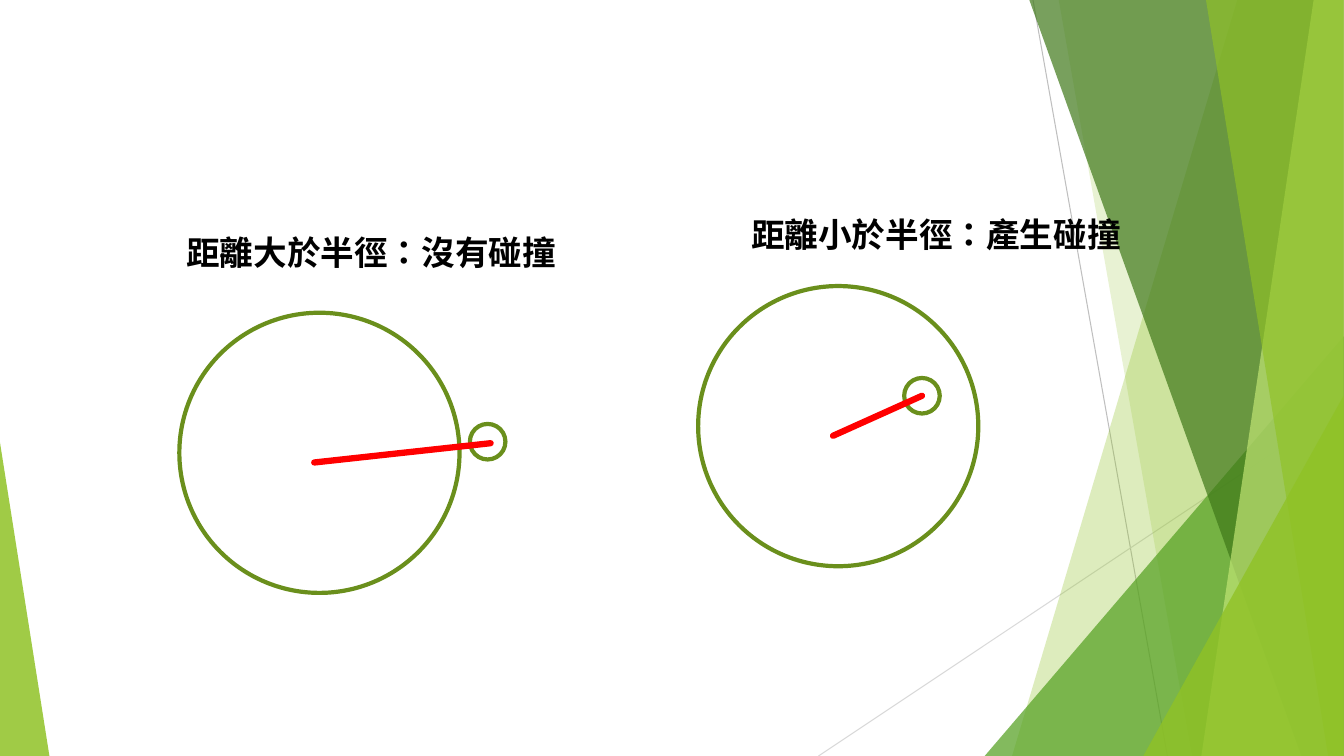
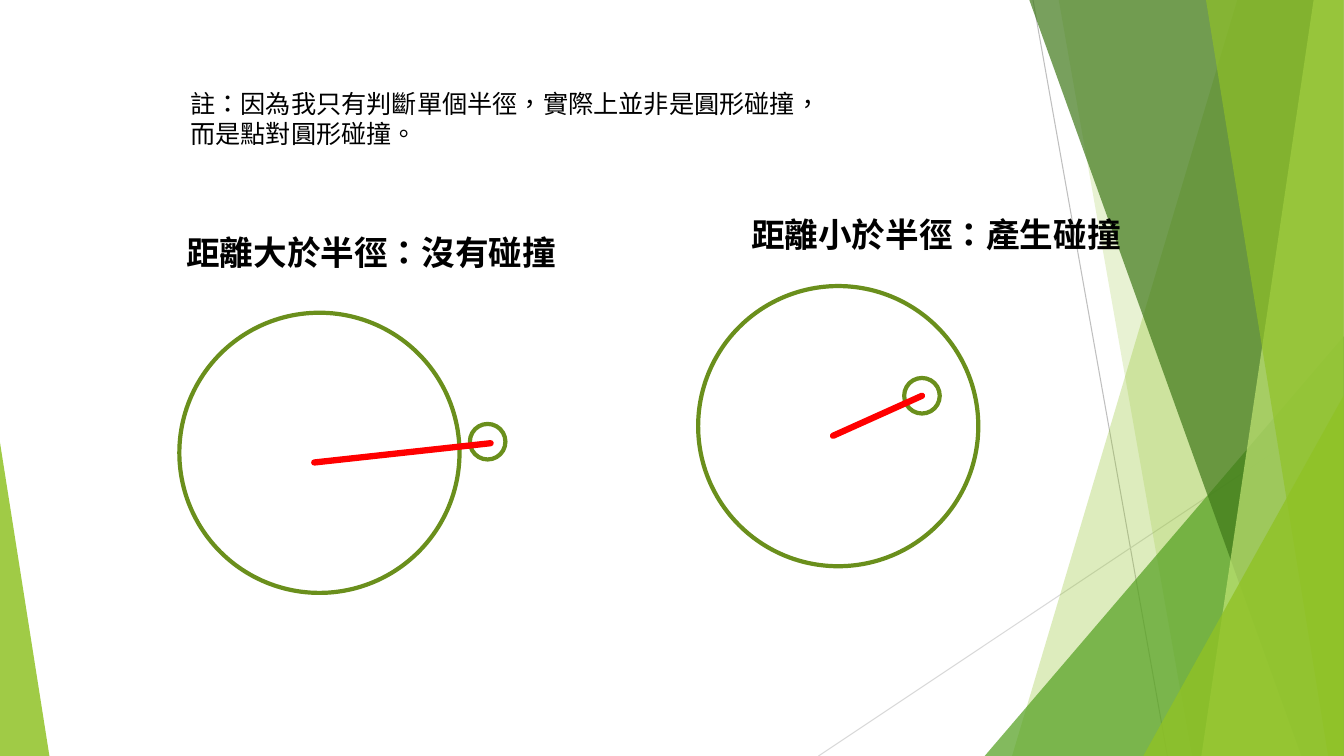
Before and after one commit to Freedom1026/Canvas, a slide deck: slide 15 of 保衛潛艇戰(守城遊戲).pptx. Drawn at 1344x756 pixels with LibreOffice and Linux fonts; fonts in the diff are those of the drawing. Boxes give left, top, right and bottom in pixels: in the first picture for what was removed or moved away, otherwise in the second. Text is boxed around its words. In the diff, an @@ line names an element or a change of style, - is before the commit and + after.

```diff
--- a/保衛潛艇戰(守城遊戲).pptx
+++ b/保衛潛艇戰(守城遊戲).pptx
@@ text added at (x1=190, y1=91, x2=820, y2=145), 18 pt, text #000000 @@
+註：因為我只有判斷單個半徑，實際上並非是圓形碰撞，
+而是點對圓形碰撞。
```
Also in this commit, not shown: 7 other slides changed.
